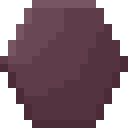
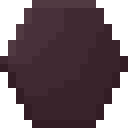
The second 128 × 128 image is a revision of the first. Changes to its layers:
pixels changed over [0, 0, 128, 128] (layer not identified)
